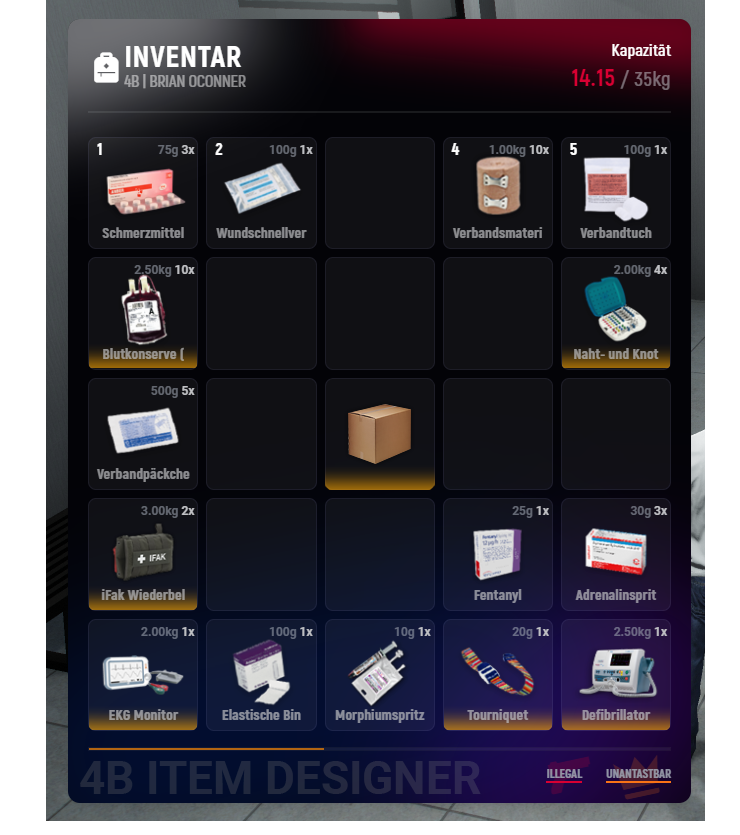
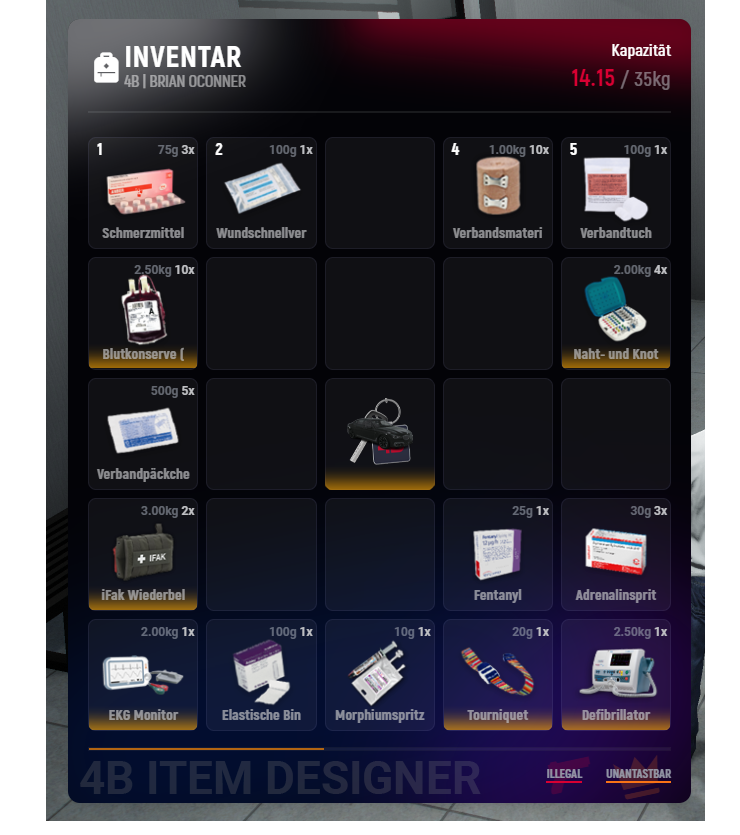
Comparing the layer stacks of the two 740×835 images. Changes:
painted on "DOUBLE CLICK HERE" over [346, 398, 413, 466]
